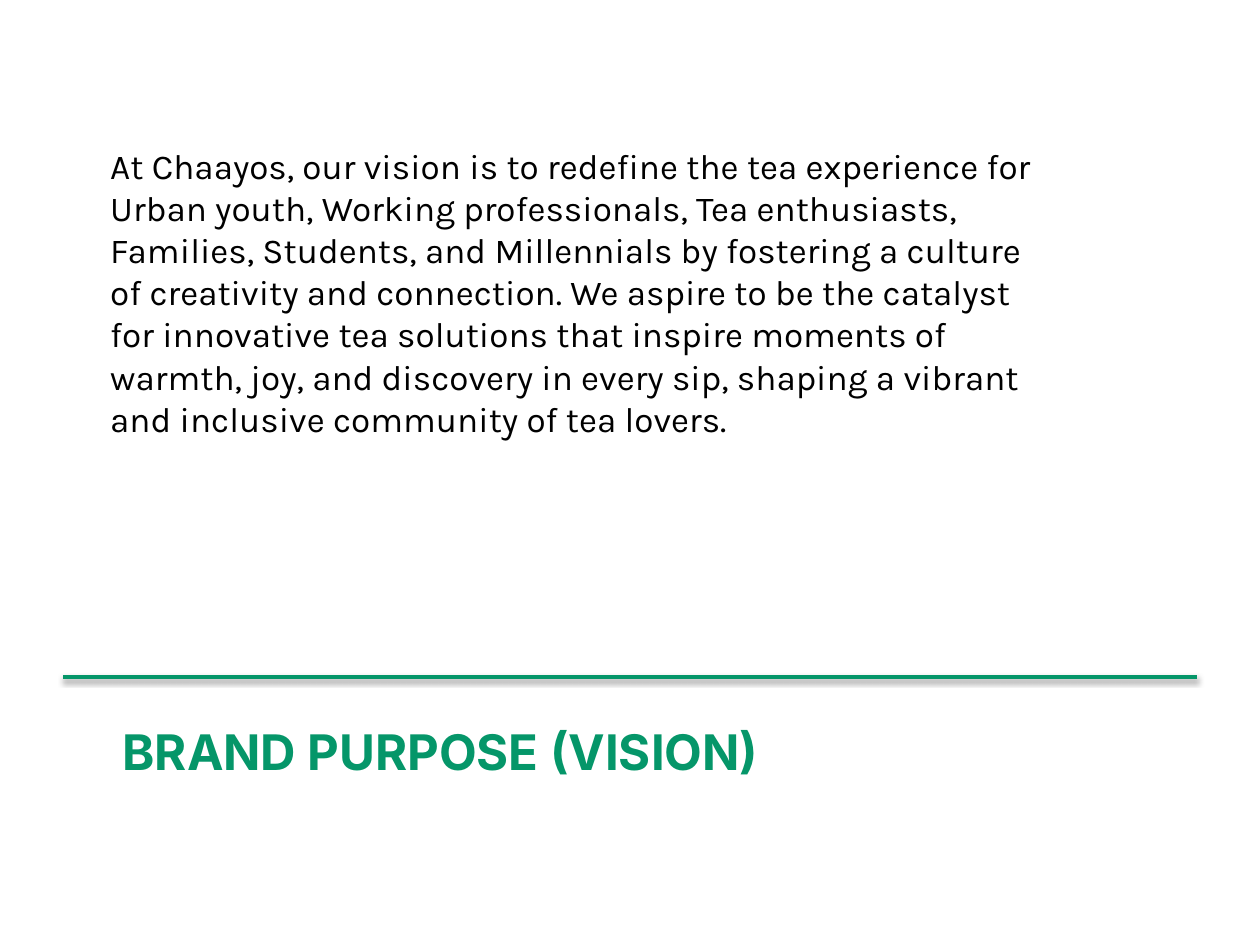
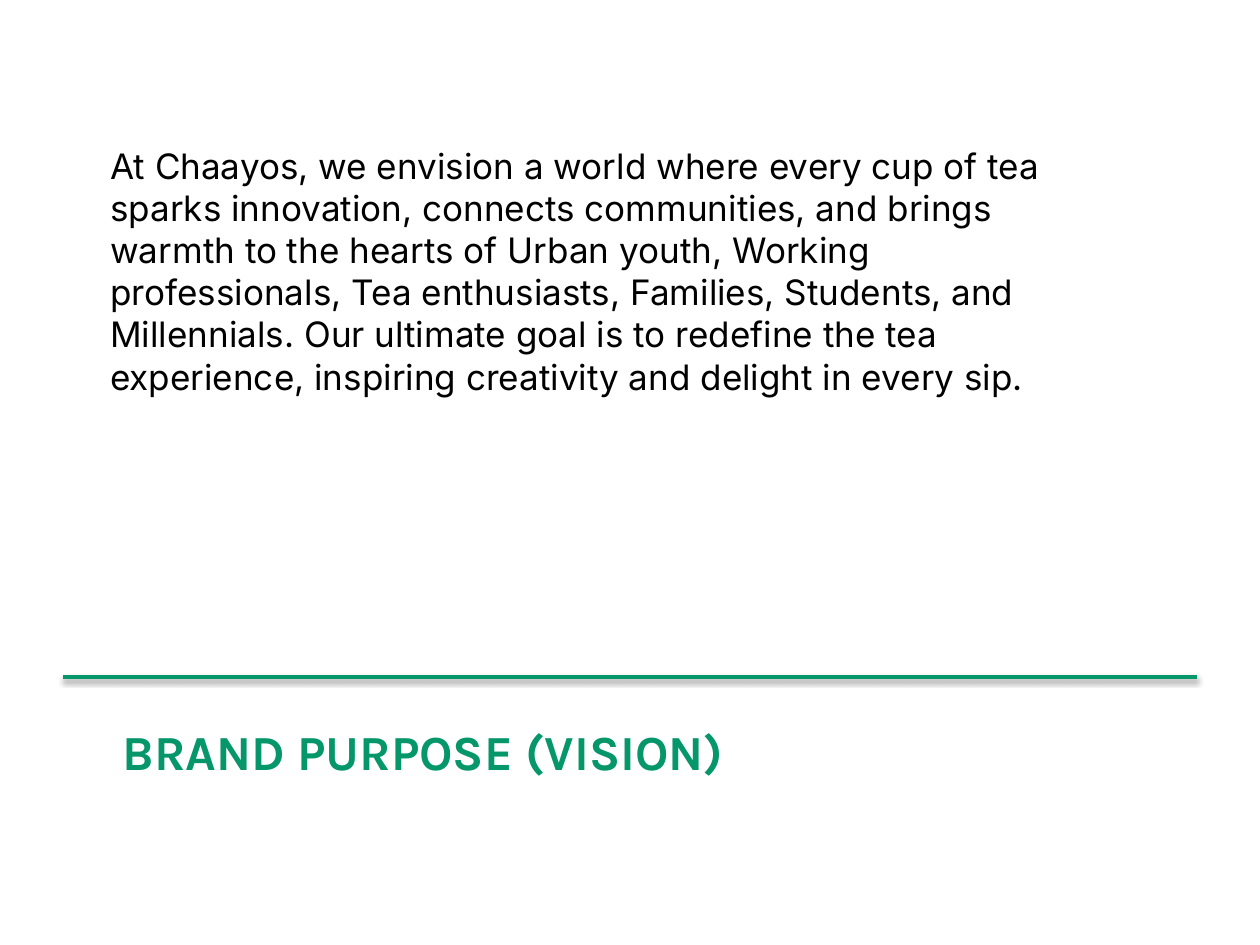
Before and after one commit to md-anas-sabah/brand_book_generator_crewai, a slide deck: slide 4 of output/chaayos/chaayos_enhanced_brand_book.pptx. Drawn at 1260x945 pixels with LibreOffice and Linux fonts; fonts in the diff are those of the drawing. Boxes give left, top, right and bottom in pixels: in the first picture for what was removed or moved away, otherwise in the second. Text is boxed around its words. In the diff, an @@ line names an element or a change of style, - is before the commit and + after.

```diff
--- a/output/chaayos/chaayos_enhanced_brand_book.pptx
+++ b/output/chaayos/chaayos_enhanced_brand_book.pptx
@@ text at bbox=[110, 152, 1040, 397]: text changed; font Karla to Inter @@
-At Chaayos, our vision is to redefine the tea experience for Urban youth, Working professionals, Tea enthusiasts, Families, Students, and Millennials by fostering a culture of creativity and connection. We aspire to be the catalyst for innovative tea solutions that inspire moments of warmth, joy, and discovery in every sip, shaping a vibrant and inclusive community of tea lovers.
+At Chaayos, we envision a world where every cup of tea sparks innovation, connects communities, and brings warmth to the hearts of Urban youth, Working professionals, Tea enthusiasts, Families, Students, and Millennials. Our ultimate goal is to redefine the tea experience, inspiring creativity and delight in every sip.
@@ text "BRAND PURPOSE (VISION)" at bbox=[123, 733, 723, 776]: font Inter to Karla @@
```
Also in this commit, not shown: 19 other slides changed, 1 slide added, 36 other files.
